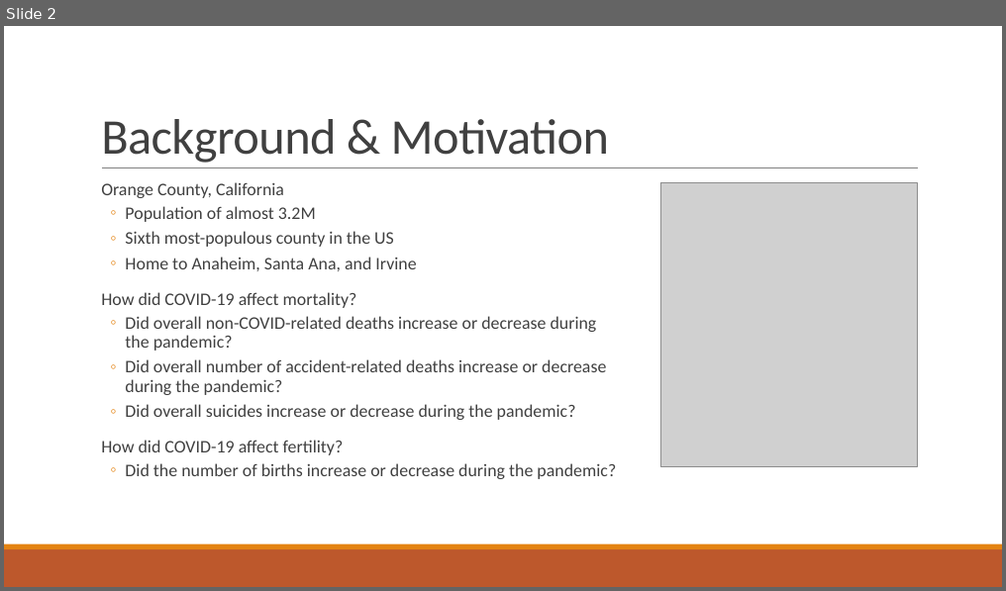
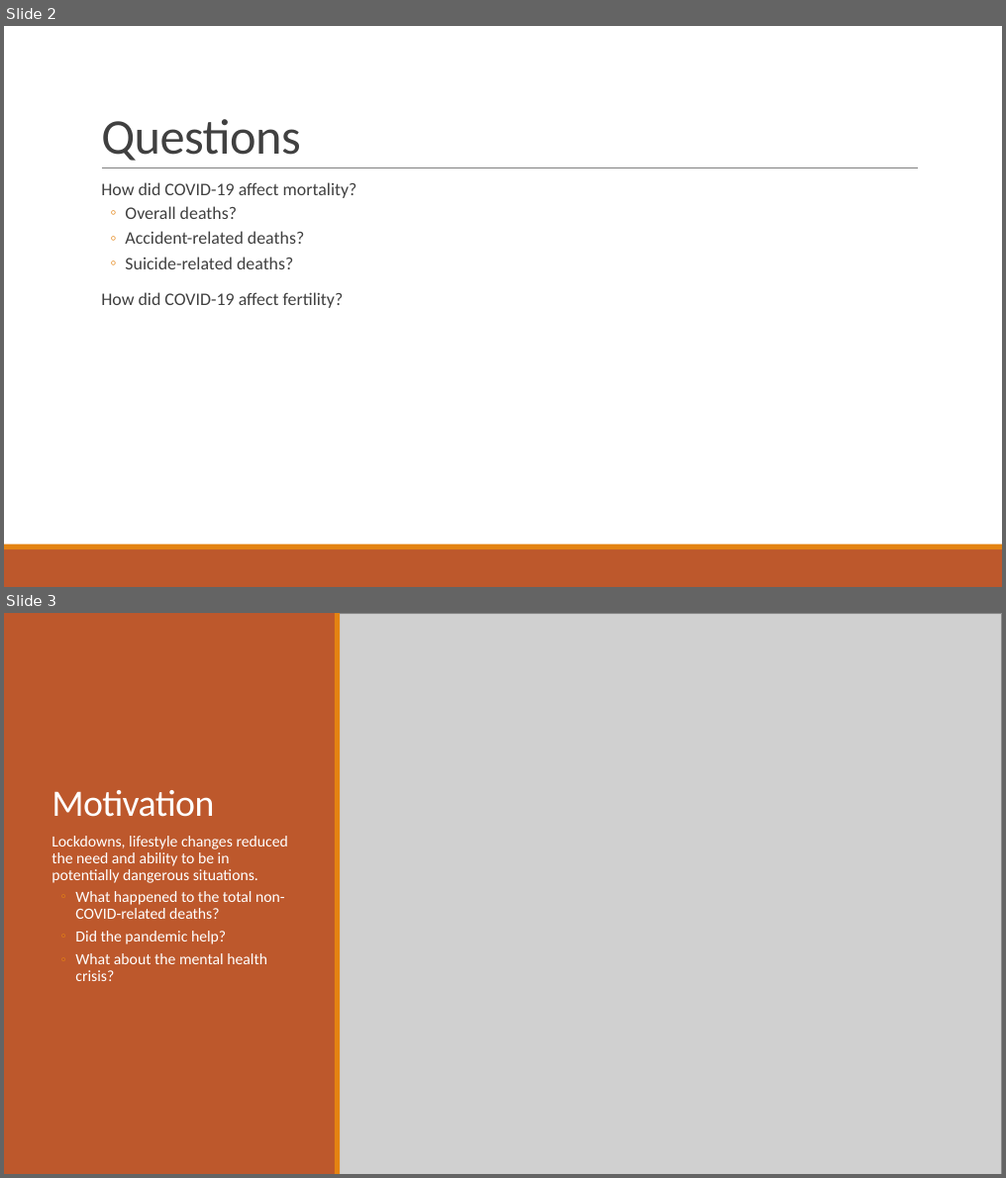
Before and after one commit to anushnap/data512-project, a slide deck: submissions/oc_county_mortality_fertility.pptx. Shown one above the other, each under a label of ours: slide 2 before the commit, slides 2 and 3 after it. The pictures are 1006x591 and 1006x1178 pixels, drawn with LibreOffice and Linux fonts; fonts in the diff are those of the drawing; grey boxes stand for pictures. Boxes give left, top, right and bottom in pixels: in the first picture for what was removed or moved away, otherwise in the second. Text is boxed around its words. In the diff, an @@ line names an element or a change of style, - is before the commit and + after.

```diff
--- a/submissions/oc_county_mortality_fertility.pptx
+++ b/submissions/oc_county_mortality_fertility.pptx
@@ slide 3 added at [4, 613, 1002, 1174], background #FFFFFF; not listed: 2 template elements that a slide beside it also shows @@
@@ rectangle added at [4, 613, 1002, 1174], fill #FFFFFF @@
@@ rectangle added at [4, 613, 336, 1174], fill #BD582C @@
@@ rectangle added at [335, 613, 341, 1174], fill #E48312 @@
@@ picture added at [338, 613, 1002, 1174] @@
@@ title added at [52, 790, 214, 817], 36 pt, text #FFFFFF @@
+Motivation
@@ text added at [52, 836, 288, 981], 15 pt, text #FFFFFF @@
+  Lockdowns, lifestyle changes reduced the need and ability to be in potentially dangerous situations.
+  ◦ What happened to the total non-COVID-related deaths?
+  ◦ Did the pandemic help?
+  ◦ What about the mental health crisis?
@@ slide 2 changed as well @@
@@ title at [101, 119, 301, 161]: text changed @@
-Background & Motivation
+Questions
@@ text at [101, 182, 416, 272]: paragraphs removed @@
-  Orange County, California
-  ◦ Population of almost 3.2M
-  ◦ Sixth most-populous county in the US
-  ◦ Home to Anaheim, Santa Ana, and Irvine
@@ picture removed at [660, 183, 918, 468] @@
@@ text at [125, 206, 304, 270]: text changed @@
-  ◦ Did overall non-COVID-related deaths increase or decrease during the pandemic?
-  ◦ Did overall number of accident-related deaths increase or decrease during the pandemic?
-  ◦ Did overall suicides increase or decrease during the pandemic?
+  ◦ Overall deaths?
+  ◦ Accident-related deaths?
+  ◦ Suicide-related deaths?
@@ text at [125, 464, 616, 479]: paragraph removed @@
-  ◦ Did the number of births increase or decrease during the pandemic?
```
Also in this commit, not shown: 2 other slides changed, 8 other slides added, 8 slides removed.
